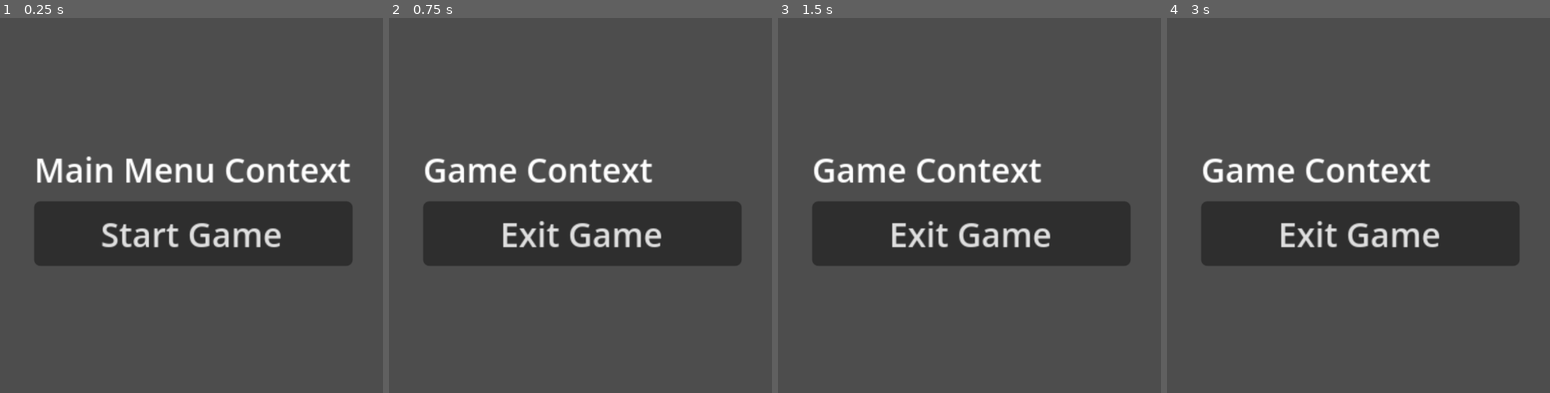
Above: before the commit, frames 1-4 (left to right).
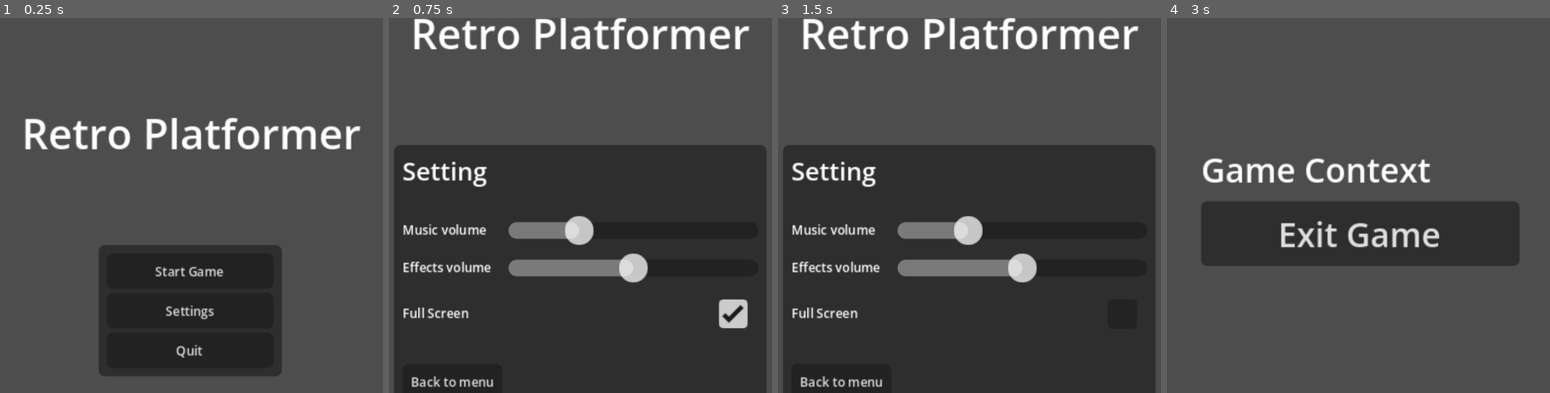
Above: after the commit, the same moments.

Repository: fupgame/Retro-Pixel-Jam---Platformer
Game: Godot game, scene res://features/root/root_context.tscn
The game is run twice, just before and just after one commit, with the same random seed, the same clock (stepped at 60 frames per second) and the same inputs.
Inputs (mouse positions are in pixels of both pictures, inside the frame that each line leads up to):
- Up to frame 1 (0.25 s): no input
- Up to frame 2 (0.75 s): click "Start Game" (after the commit: "Settings") at 0.5 s
- Up to frame 3 (1.5 s): click (1122, 314) at 1.27 s
- Up to frame 4 (3 s): click "Exit Game" (after the commit: "Back to menu") at 2 s; click "Start Game" at 2.75 s

The runs differ from the first frame. In frame 1, 31% of the frame differs, in the area x 6-95%, y 26-96%; in frame 2, 55%; in frame 3, 55%, in the area x 1-99%, y 0-100%; in frame 4, nothing differs.

Commit message:
Update v1.2.0 - MainMenu
Made:
- UI main menu
- Menu settings
- Quit game
- Start game

Diff:
--- /dev/null
+++ b/assets/theme/main_theme.tres
@@ -0,0 +1,5 @@
+[gd_resource type="Theme" format=3 uid="uid://bqtgblvh07e00"]
+
+[resource]
+Button/font_sizes/font_size = 6
+HSlider/constants/center_grabber = 0
--- a/features/audio/music/music_player.gd
+++ b/features/audio/music/music_player.gd
@@ -1,6 +1,13 @@
 class_name MusicPlayer extends AudioStreamPlayer
 
 var _debug: Debug
+var _bus_index: int
+
+
+func build() -> void:
+	bus = "Music"
+	_bus_index = AudioServer.get_bus_index(bus)
+
 
 
 func bind_dependencies(debug: Debug) -> void:
@@ -16,3 +23,11 @@
 
 	stream = audio
 	play()
+
+
+func change_volume_db(value: float) -> void:
+	if value == -10:
+		AudioServer.set_bus_mute(_bus_index, true)
+	else:
+		AudioServer.set_bus_mute(_bus_index, false)
+		AudioServer.set_bus_volume_db(_bus_index, value)
--- a/features/audio/sfx/sfx_payer.gd
+++ b/features/audio/sfx/sfx_payer.gd
@@ -1,6 +1,12 @@
 class_name SFXPlayer extends AudioStreamPlayer3D
 
 var _debug: Debug
+var _bus_index: int
+
+
+func build() -> void:
+	bus = "SFX"
+	_bus_index = AudioServer.get_bus_index(bus)
 
 
 func bind_dependencies(debug: Debug) -> void:
@@ -13,3 +19,11 @@
 	pitch_scale = randf_range(0.8, 1.2)
 
 	play()
+
+
+func change_volume_db(value: float) -> void:
+	if value == -10:
+		AudioServer.set_bus_mute(_bus_index, true)
+	else:
+		AudioServer.set_bus_mute(_bus_index, false)
+		AudioServer.set_bus_volume_db(_bus_index, value)
--- a/features/main_menu/main_menu_context.gd
+++ b/features/main_menu/main_menu_context.gd
@@ -1,14 +1,18 @@
 class_name MainMenuContext extends Node
 
 signal start_game_requested
+signal quit_game_requested
+
+const MAIN_MENU_MUSIC: AudioStream = preload("uid://bemx00iqoooad")
 
 var _debug: Debug
 var _music_player: MusicPlayer
+var _sfx_player: SFXPlayer
 var _input_handler: InputHandler
 var _input_blocker: InputBlocker
 
-@onready var start_game_button: Button = %StartGameButton
-
+@onready var main_menu_ui: MainMenuUI = %MainMenuUi
+@onready var setting_ui: SettingUI = %SettingUI
 
 
 func build() -> void:
@@ -18,19 +22,52 @@
 func bind_dependencies(
 			debug: Debug,
 			music_player: MusicPlayer,
+			sfx_player: SFXPlayer,
 			input_handler: InputHandler,
 			input_blocker: InputBlocker
 			) -> void:
 	_debug = debug
 	_music_player = music_player
+	_sfx_player = sfx_player
 	_input_handler = input_handler
 	_input_blocker = input_blocker
 
 
 func setup() -> void:
-	start_game_button.pressed.connect(start_game_requested.emit)
+	setting_ui.hide()
+
+	main_menu_ui.start_game_requested.connect(start_game_requested.emit)
+	main_menu_ui.setting_requested.connect(enter_setting_menu_requested)
+	main_menu_ui.quit_game_requested.connect(quit_game_requested.emit)
+
+	setting_ui.music_volume_change_requested.connect(handle_music_volume_value)
+	setting_ui.sfx_volume_change_requested.connect(handle_sfx_volume_value)
+	setting_ui.full_screen_change_requested.connect(handle_fullscreen_checkbox_value)
+	setting_ui.back_to_main_menu_requested.connect(exit_setting_menu_requested)
+	_music_player.play_music(MAIN_MENU_MUSIC)
 
 
-func _process(delta: float) -> void:
-	if _input_handler.is_just_pressed("escape"):
-		get_tree().quit()
+func enter_setting_menu_requested() -> void:
+	main_menu_ui.hide()
+	setting_ui.show()
+
+
+func exit_setting_menu_requested() -> void:
+	setting_ui.hide()
+	main_menu_ui.show()
+
+
+func handle_music_volume_value(value: float) -> void:
+	_music_player.change_volume_db(value)
+
+
+func handle_sfx_volume_value(value: float) -> void:
+	_sfx_player.change_volume_db(value)
+
+
+func handle_fullscreen_checkbox_value(value: bool) -> void:
+	_debug.debug_log("Fullscreen changed: ", str(value))
+	if value:
+		DisplayServer.window_set_mode(DisplayServer.WINDOW_MODE_FULLSCREEN)
+	else:
+		DisplayServer.window_set_mode(DisplayServer.WINDOW_MODE_WINDOWED)
--- a/features/main_menu/main_menu_context.tscn
+++ b/features/main_menu/main_menu_context.tscn
@@ -1,13 +1,15 @@
 [gd_scene format=3 uid="uid://c6s7m10an26mg"]
 
 [ext_resource type="Script" uid="uid://sca4uipdqyh5" path="res://features/main_menu/main_menu_context.gd" id="1_a16ur"]
+[ext_resource type="PackedScene" uid="uid://c8yx2dga5di3f" path="res://features/main_menu/ui/main_menu_ui.tscn" id="2_e8bqb"]
+[ext_resource type="PackedScene" uid="uid://dub6t5rxcjc6s" path="res://features/main_menu/ui/setting_ui.tscn" id="3_av54u"]
 
 [node name="MainMenuContext" type="Node2D" unique_id=166491405]
 script = ExtResource("1_a16ur")
 
 [node name="CanvasLayer" type="CanvasLayer" parent="." unique_id=340287539]
 
-[node name="Control" type="Control" parent="CanvasLayer" unique_id=1611056760]
+[node name="Container" type="Control" parent="CanvasLayer" unique_id=1611056760]
 layout_mode = 3
 anchors_preset = 15
 anchor_right = 1.0
@@ -15,25 +17,35 @@
 grow_horizontal = 2
 grow_vertical = 2
 
-[node name="VBoxContainer" type="VBoxContainer" parent="CanvasLayer/Control" unique_id=1290353817]
+[node name="MarginContainer" type="MarginContainer" parent="CanvasLayer/Container" unique_id=1347779068]
 layout_mode = 1
-anchors_preset = 8
-anchor_left = 0.5
-anchor_top = 0.5
-anchor_right = 0.5
-anchor_bottom = 0.5
-offset_left = -76.5
-offset_top = -20.0
-offset_right = 76.5
-offset_bottom = 20.0
+anchors_preset = 15
+anchor_right = 1.0
+anchor_bottom = 1.0
 grow_horizontal = 2
 grow_vertical = 2
+theme_override_constants/margin_left = 8
+theme_override_constants/margin_top = 8
+theme_override_constants/margin_right = 8
+theme_override_constants/margin_bottom = 8
 
-[node name="Label" type="Label" parent="CanvasLayer/Control/VBoxContainer" unique_id=1399205647]
+[node name="VBoxContainer" type="VBoxContainer" parent="CanvasLayer/Container/MarginContainer" unique_id=1290353817]
 layout_mode = 2
-text = "Main Menu Context"
+size_flags_horizontal = 4
+size_flags_vertical = 8
+theme_override_constants/separation = 40
+alignment = 1
 
-[node name="StartGameButton" type="Button" parent="CanvasLayer/Control/VBoxContainer" unique_id=1327488046]
+[node name="TitleLabel" type="Label" parent="CanvasLayer/Container/MarginContainer/VBoxContainer" unique_id=1399205647]
+layout_mode = 2
+theme_override_font_sizes/font_size = 20
+text = "Retro Platformer"
+horizontal_alignment = 1
+
+[node name="MainMenuUi" parent="CanvasLayer/Container/MarginContainer/VBoxContainer" unique_id=1666463573 instance=ExtResource("2_e8bqb")]
 unique_name_in_owner = true
 layout_mode = 2
-text = "Start Game"
+
+[node name="SettingUI" parent="CanvasLayer/Container/MarginContainer/VBoxContainer" unique_id=1999747987 instance=ExtResource("3_av54u")]
+unique_name_in_owner = true
+layout_mode = 2
--- /dev/null
+++ b/features/main_menu/ui/main_menu_ui.gd
@@ -0,0 +1,14 @@
+class_name MainMenuUI extends PanelContainer
+
+signal start_game_requested
+signal setting_requested
+signal quit_game_requested
+
+@onready var start_game_button: Button = %StartGameButton
+@onready var settings_button: Button = %SettingsButton
+@onready var quit_button: Button = %QuitButton
+
+func _ready() -> void:
+	start_game_button.pressed.connect(start_game_requested.emit)
+	settings_button.pressed.connect(setting_requested.emit)
+	quit_button.pressed.connect(quit_game_requested.emit)
--- /dev/null
+++ b/features/main_menu/ui/main_menu_ui.tscn
@@ -0,0 +1,43 @@
+[gd_scene format=3 uid="uid://c8yx2dga5di3f"]
+
+[ext_resource type="Script" uid="uid://b0tpo8eca6ejc" path="res://features/main_menu/ui/main_menu_ui.gd" id="1_4bjlx"]
+[ext_resource type="Theme" uid="uid://bqtgblvh07e00" path="res://assets/theme/main_theme.tres" id="1_jv00w"]
+
+[node name="MainMenuUi" type="PanelContainer" unique_id=1666463573]
+size_flags_horizontal = 4
+size_flags_vertical = 8
+script = ExtResource("1_4bjlx")
+
+[node name="MarginContainer" type="MarginContainer" parent="." unique_id=17968217]
+layout_mode = 2
+theme_override_constants/margin_left = 4
+theme_override_constants/margin_top = 4
+theme_override_constants/margin_right = 4
+theme_override_constants/margin_bottom = 4
+
+[node name="VBoxContainer" type="VBoxContainer" parent="MarginContainer" unique_id=1784420673]
+custom_minimum_size = Vector2(80, 0)
+custom_maximum_size = Vector2(80, -1)
+layout_mode = 2
+size_flags_horizontal = 4
+size_flags_vertical = 4
+theme_override_constants/separation = 2
+
+[node name="StartGameButton" type="Button" parent="MarginContainer/VBoxContainer" unique_id=266879438]
+unique_name_in_owner = true
+layout_mode = 2
+theme = ExtResource("1_jv00w")
+text = "Start Game"
+
+[node name="SettingsButton" type="Button" parent="MarginContainer/VBoxContainer" unique_id=410363521]
+unique_name_in_owner = true
+layout_mode = 2
+theme = ExtResource("1_jv00w")
+text = "Settings"
+
+[node name="QuitButton" type="Button" parent="MarginContainer/VBoxContainer" unique_id=1511199579]
+unique_name_in_owner = true
+layout_mode = 2
+theme = ExtResource("1_jv00w")
+text = "Quit
+"
--- /dev/null
+++ b/features/main_menu/ui/setting_ui.gd
@@ -0,0 +1,30 @@
+class_name SettingUI extends PanelContainer
+
+signal music_volume_change_requested (value: float)
+signal sfx_volume_change_requested (value: float)
+signal full_screen_change_requested (value: bool)
+signal back_to_main_menu_requested
+
+@onready var music_volume_slider: HSlider = %MusicVolumeSlider
+@onready var sfx_volume_slider: HSlider = %SFXVolumeSlider
+@onready var full_screen_checkbox: CheckBox = %FullScreenCheckBox
+@onready var back_button: Button = %BackButton
+
+
+func _ready() -> void:
+	music_volume_slider.value_changed.connect(music_volume_changed)
+	sfx_volume_slider.value_changed.connect(sfx_volume_changed)
+	full_screen_checkbox.toggled.connect(full_screen_changed)
+	back_button.pressed.connect(back_to_main_menu_requested.emit)
+
+
+func music_volume_changed(value: float) -> void:
+	music_volume_change_requested.emit(value)
+
+
+func sfx_volume_changed(value: float) -> void:
+	sfx_volume_change_requested.emit(value)
+
+
+func full_screen_changed(value: bool) -> void:
+	full_screen_change_requested.emit(value)
--- /dev/null
+++ b/features/main_menu/ui/setting_ui.tscn
@@ -0,0 +1,84 @@
+[gd_scene format=3 uid="uid://dub6t5rxcjc6s"]
+
+[ext_resource type="Script" uid="uid://cq6khp6esyf1t" path="res://features/main_menu/ui/setting_ui.gd" id="1_vovot"]
+[ext_resource type="Theme" uid="uid://bqtgblvh07e00" path="res://assets/theme/main_theme.tres" id="2_5awv5"]
+
+[node name="SettingUI" type="PanelContainer" unique_id=1999747987]
+script = ExtResource("1_vovot")
+
+[node name="MarginContainer" type="MarginContainer" parent="." unique_id=1722422002]
+layout_mode = 2
+theme_override_constants/margin_left = 4
+theme_override_constants/margin_top = 4
+theme_override_constants/margin_right = 4
+theme_override_constants/margin_bottom = 4
+
+[node name="VBoxContainer" type="VBoxContainer" parent="MarginContainer" unique_id=6018859]
+layout_mode = 2
+theme_override_constants/separation = 12
+
+[node name="Label" type="Label" parent="MarginContainer/VBoxContainer" unique_id=1608561319]
+layout_mode = 2
+theme_override_font_sizes/font_size = 12
+text = "Setting"
+
+[node name="VBoxContainer" type="VBoxContainer" parent="MarginContainer/VBoxContainer" unique_id=284515564]
+layout_mode = 2
+theme_override_constants/separation = 2
+
+[node name="MusicVolumeContainer" type="HBoxContainer" parent="MarginContainer/VBoxContainer/VBoxContainer" unique_id=1761845387]
+layout_mode = 2
+theme_override_constants/separation = 8
+
+[node name="Label" type="Label" parent="MarginContainer/VBoxContainer/VBoxContainer/MusicVolumeContainer" unique_id=880975557]
+layout_mode = 2
+size_flags_horizontal = 3
+theme_override_font_sizes/font_size = 6
+text = "Music volume"
+
+[node name="MusicVolumeSlider" type="HSlider" parent="MarginContainer/VBoxContainer/VBoxContainer/MusicVolumeContainer" unique_id=1509172773]
+unique_name_in_owner = true
+custom_minimum_size = Vector2(120, 0)
+layout_mode = 2
+theme = ExtResource("2_5awv5")
+min_value = -10.0
+max_value = 10.0
+value = -5.0
+
+[node name="SFXVolumeContainer" type="HBoxContainer" parent="MarginContainer/VBoxContainer/VBoxContainer" unique_id=1544046840]
+layout_mode = 2
+theme_override_constants/separation = 8
+
+[node name="Label" type="Label" parent="MarginContainer/VBoxContainer/VBoxContainer/SFXVolumeContainer" unique_id=1660887202]
+layout_mode = 2
+size_flags_horizontal = 3
+theme_override_font_sizes/font_size = 6
+text = "Effects volume"
+
+[node name="SFXVolumeSlider" type="HSlider" parent="MarginContainer/VBoxContainer/VBoxContainer/SFXVolumeContainer" unique_id=1690246284]
+unique_name_in_owner = true
+custom_minimum_size = Vector2(120, 0)
+layout_mode = 2
+value = 50.0
+
+[node name="FullscreenContainer" type="HBoxContainer" parent="MarginContainer/VBoxContainer/VBoxContainer" unique_id=998724356]
+layout_mode = 2
+theme_override_constants/separation = 8
+
+[node name="Label" type="Label" parent="MarginContainer/VBoxContainer/VBoxContainer/FullscreenContainer" unique_id=358919443]
+layout_mode = 2
+size_flags_horizontal = 3
+theme_override_font_sizes/font_size = 6
+text = "Full Screen"
+
+[node name="FullScreenCheckBox" type="CheckBox" parent="MarginContainer/VBoxContainer/VBoxContainer/FullscreenContainer" unique_id=1027284661]
+unique_name_in_owner = true
+layout_mode = 2
+button_pressed = true
+
+[node name="BackButton" type="Button" parent="MarginContainer/VBoxContainer" unique_id=196774553]
+unique_name_in_owner = true
+layout_mode = 2
+size_flags_horizontal = 0
+theme = ExtResource("2_5awv5")
+text = "Back to menu"
--- a/features/root/root_context.gd
+++ b/features/root/root_context.gd
@@ -27,15 +27,21 @@
 	_debug = Debug.new()
 	_debug.name = "Debug"
 	add_child(_debug)
+
 	_music_player = MusicPlayer.new()
+	_music_player.build()
 	_music_player.name = "MusicPlayer"
 	add_child(_music_player)
+
 	_sfx_player = SFXPlayer.new()
+	_sfx_player.build()
 	_sfx_player.name = "SFXPlayer"
 	add_child(_sfx_player)
+
 	_input_handler = InputHandler.new()
 	_input_handler.name = "InputHandler"
 	add_child(_input_handler)
+
 	_input_blocker = InputBlocker.new()
 	_input_blocker.name = "InputBlocker"
 	add_child(_input_blocker)
@@ -43,6 +49,8 @@
 
 func bind_dependencies() -> void:
 	_input_handler.bind_dependencies(_debug, _input_blocker)
+	_music_player.bind_dependencies(_debug)
+	_sfx_player.bind_dependencies(_debug)
 
 
 func setup() -> void:
@@ -63,10 +71,11 @@
 	add_child(main_menu_context)
 	main_menu_context.name = "MainMenuContext"
 	main_menu_context.build()
-	main_menu_context.bind_dependencies(_debug, _music_player, _input_handler, _input_blocker)
+	main_menu_context.bind_dependencies(_debug, _music_player, _sfx_player, _input_handler, _input_blocker)
 	main_menu_context.setup()
 
 	main_menu_context.start_game_requested.connect(mount_game)
+	main_menu_context.quit_game_requested.connect(exit_game)
 
 
 func mount_game() -> void:
@@ -87,3 +96,7 @@
 	game_context.setup()
 
 	game_context.main_menu_requested.connect(mount_main_menu)
+
+
+func exit_game() -> void:
+	get_tree().quit()
--- a/project.godot
+++ b/project.godot
@@ -14,6 +14,10 @@
 run/main_scene="uid://ctqpahmyeth1d"
 config/features=PackedStringArray("4.7", "GL Compatibility")
 config/icon="res://icon.svg"
+
+[audio]
+
+buses/default_bus_layout="uid://b4y8kgwg0vsfa"
 
 [debug]
 
--- /dev/null
+++ b/resources/audio_bus/default_bus_layout.tres
@@ -0,0 +1,16 @@
+[gd_resource type="AudioBusLayout" format=3 uid="uid://b4y8kgwg0vsfa"]
+
+[resource]
+bus/0/volume_db = 0.13614273
+bus/1/name = &"Music"
+bus/1/solo = false
+bus/1/mute = false
+bus/1/bypass_fx = false
+bus/1/volume_db = -5.136961
+bus/1/send = &"Master"
+bus/2/name = &"SFX"
+bus/2/solo = false
+bus/2/mute = false
+bus/2/bypass_fx = false
+bus/2/volume_db = -2.7746773
+bus/2/send = &"Master"
Not shown, added: assets/music/Space.mp3.import
Not shown, added: features/main_menu/ui/main_menu_ui.gd.uid
Not shown, added: features/main_menu/ui/setting_ui.gd.uid
Not shown, changed: .DS_Store
Not shown, added: assets/music/Space.mp3
